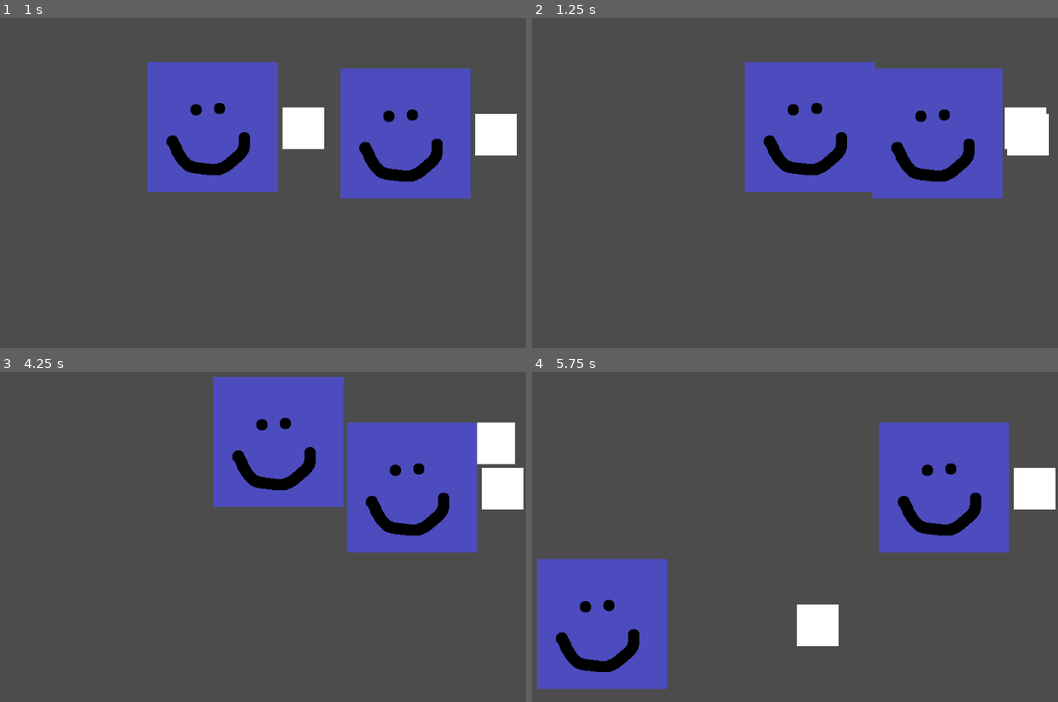
Above: before the commit, frames 1-4 (two rows, left to right).
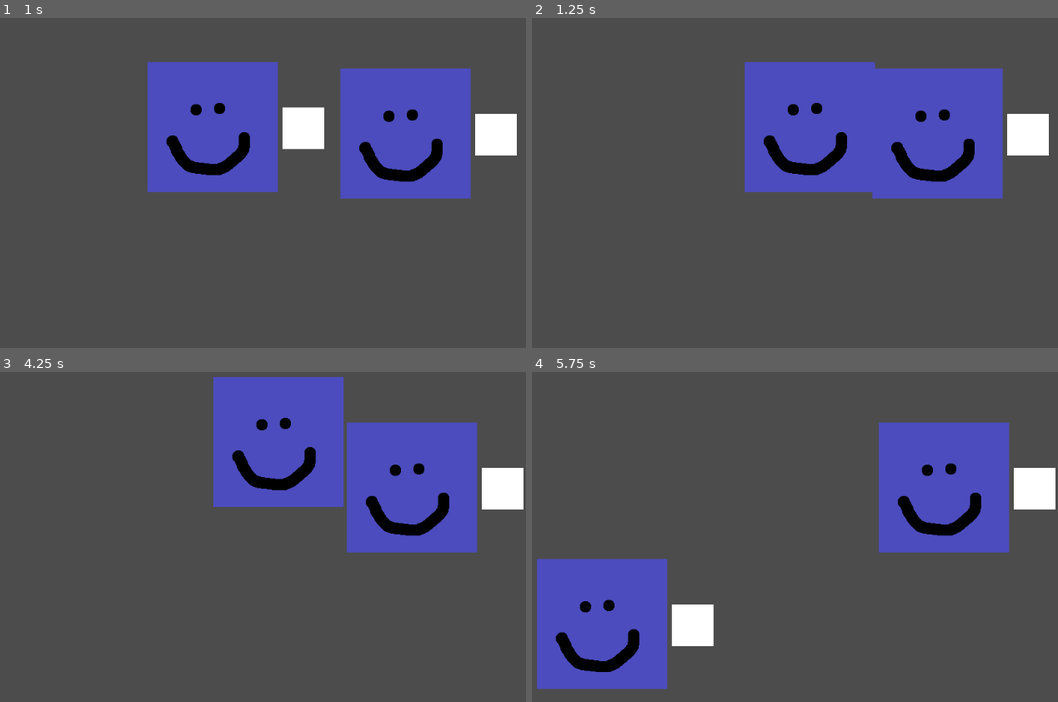
Above: after the commit, the same moments.

Repository: sadikuar/ringout
Game: Godot game, scene res://Ring.tscn
Same seed, same stepped clock (60 frames per second), same inputs: the game is played once before the commit and once after it.
Inputs (mouse positions are in pixels of both pictures, inside the frame that each line leads up to):
- Up to frame 1 (1 s): tap Enter at 0.5 s; move the mouse to (341, 133) at 0.52 s; press the mouse at (341, 133) at 0.53 s; hold D (Move right) from 0.53 s (still down)
- Up to frame 2 (1.25 s): keep holding D (Move right)
- Up to frame 3 (4.25 s): move the mouse to (57, 527) at 1.27 s; release D (Move right) at 1.28 s; release the mouse at (57, 527) at 1.28 s; hold S (Move down) 1.28-2.03 s; click (57, 527) at 1.35 s; move the mouse to (257, 421) at 2.02 s; press the mouse at (257, 421) at 2.03 s; hold D (Move right) 2.03-2.78 s; move the mouse to (157, 586) at 2.77 s; release the mouse at (157, 586) at 2.78 s; hold W (Move up) 2.78-3.53 s; click (157, 586) at 2.85 s; move the mouse to (394, 566) at 3.52 s; press the mouse at (394, 566) at 3.53 s; hold A (Move left) from 3.53 s (still down)
- Up to frame 4 (5.75 s): move the mouse to (outside the picture) at 4.27 s; release the mouse at (outside the picture) at 4.28 s; click (outside the picture) at 4.35 s; move the mouse to (758, 507) at 5.02 s; release A (Move left) at 5.03 s; press the mouse at (758, 507) at 5.03 s; hold S (Move down) from 5.03 s (still down)

Frame 1 is identical in both runs. In frame 2, 0.2% of the frame differs, in the area x 89-98%, y 27-40%; in frame 3, 0.9%; in frame 4, 2.0%, in the area x 26-59%, y 70-84%.

Commit message:
- Replaced action press to just pressed to avoid continuous activation when hitting enemies

Diff:
--- a/Hand.gd
+++ b/Hand.gd
@@ -14,7 +14,7 @@
 # Called every frame. 'delta' is the elapsed time since the previous frame.
 func _process(_delta):
 	if not disable_movements:
-		if Input.is_action_pressed("Punch 1"):
+		if Input.is_action_just_pressed("Punch 1"):
 			$CollisionShape2D.disabled = false
 			$AnimatedSprite.play()
 
